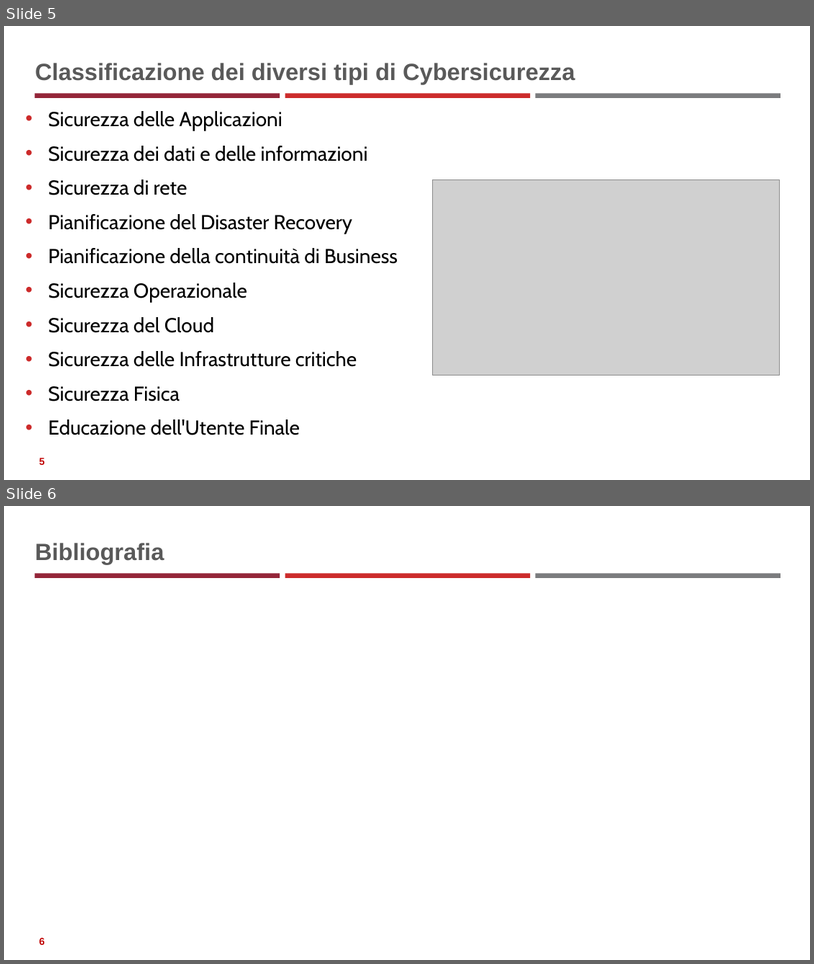
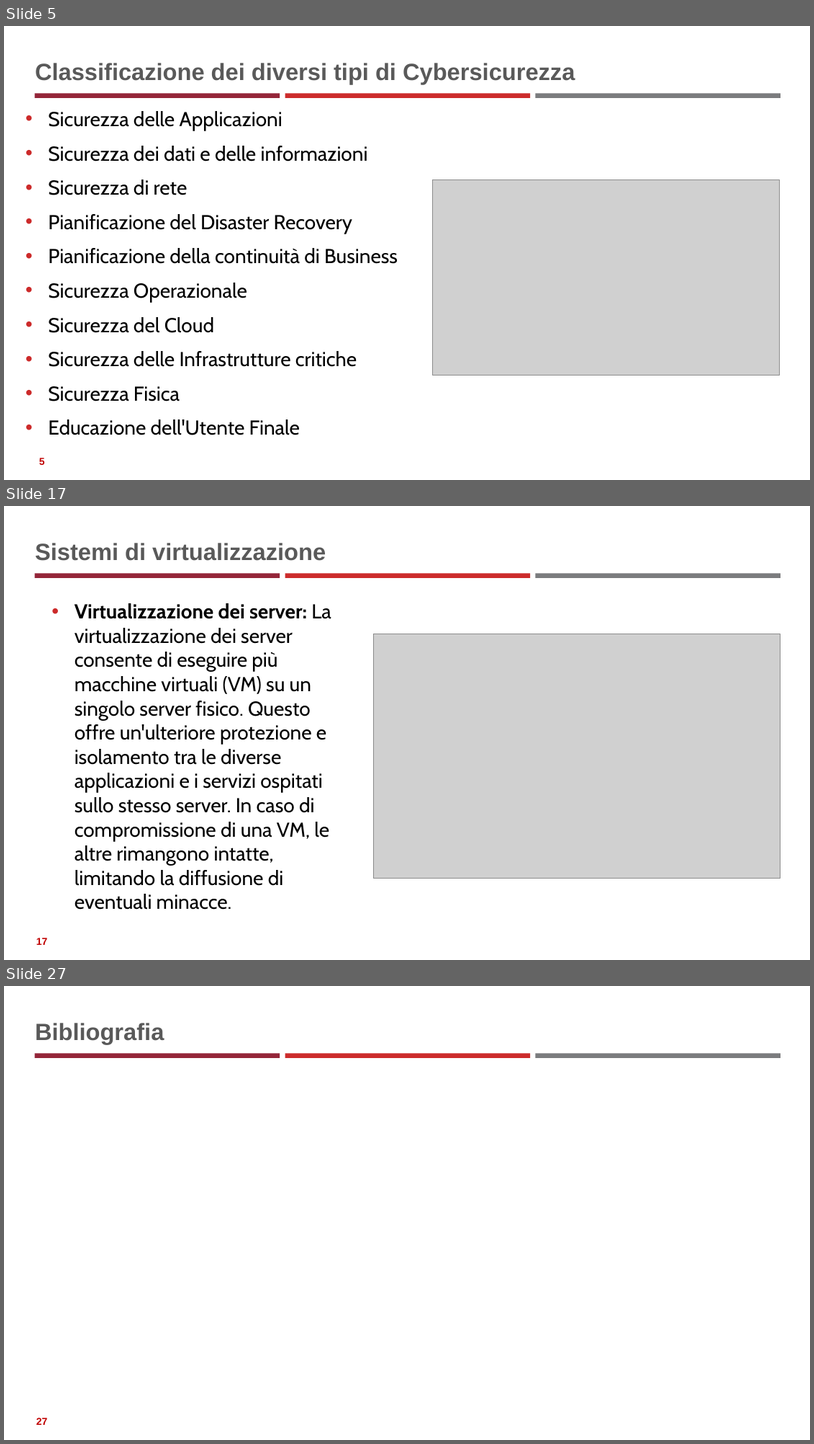
Before and after one commit to neural1977/data_science_interview_material, a slide deck: Cybersecurity/Fondamenti_di_Cybersicurezza.pptx. Shown one above the other, each under a label of ours: slides 5 and 6 before the commit, slides 5, 17 and 27 after it; the slides between them are not shown. The pictures are 814x964 and 814x1444 pixels, drawn with LibreOffice and Linux fonts; fonts in the diff are those of the drawing; grey boxes stand for pictures. Boxes give left, top, right and bottom in pixels: in the first picture for what was removed or moved away, otherwise in the second. Text is boxed around its words. In the diff, an @@ line names an element or a change of style, - is before the commit and + after.

```diff
--- a/Cybersecurity/Fondamenti_di_Cybersicurezza.pptx
+++ b/Cybersecurity/Fondamenti_di_Cybersicurezza.pptx
@@ slide 17 added at (4, 506, 810, 960), background #FFFFFF; not listed: 3 template elements that a slide beside it also shows @@
@@ title added at (35, 543, 326, 561), 28 pt, text #595959, bold @@
+Sistemi di virtualizzazione
@@ text added at (75, 603, 331, 885), 24 pt, text #000000 @@
+• Virtualizzazione dei server: La virtualizzazione dei server consente di eseguire più macchine virtuali (VM) su un singolo server fisico. Questo offre un'ulteriore protezione e isolamento tra le diverse applicazioni e i servizi ospitati sullo stesso server. In caso di compromissione di una VM, le altre rimangono intatte, limitando la diffusione di eventuali minacce.
@@ picture added at (373, 633, 781, 878) @@
@@ page number added at (36, 937, 48, 944), 12 pt, text #C00000, bold @@
+17
@@ what was slide 6 is now slide 27 @@
@@ page number at (36, 1417, 48, 1424): text changed @@
-6
+27
```
Also in this commit, not shown: 20 other slides added, 34 other files.
